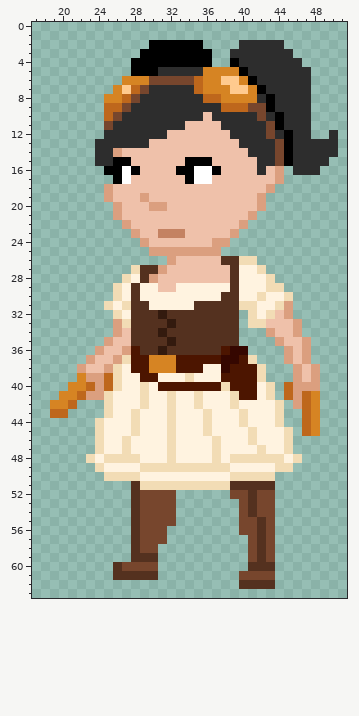
Pixel-art sprite -- images/gUNlADY.png. That is the earlier state.
The file is 64x64 pixels. Shown: x 17..51, y 0..63.
The same view after the edit:
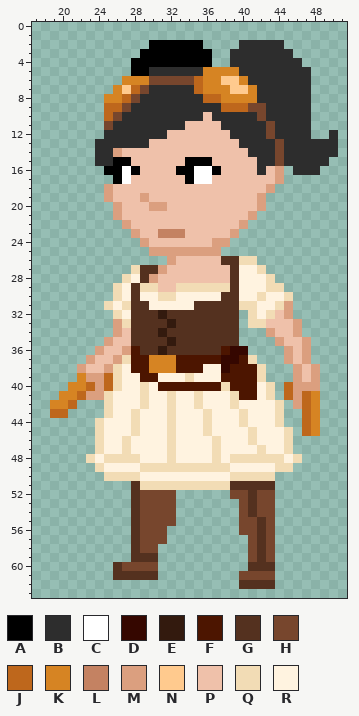
Palette (. is transparent): A #000000  B #2d2d2d  C #ffffff  D #350700  E #331a0e  F #4c1500  G #54311f  H #77462d  J #be671c  K #d68423  L #c48262  M #db9f7f  N #ffca8e  P #efc1aa  Q #f2dcb5  R #fff3e0
Diff:
@@ x 28..47 @@
  3 .AAAAAAAA..BBBBBBB..
- 4 AAAAAAAAA..ABBBBBBB.
- 5 AAABBBBBKKKKABBBBBBB
- 6 KKHHHHHJKKNNKABBBBBB
- 7 JHBBBBBJKKKNNKABBBBB
- 8 HBBBBBBBJJKKKKBABBBB
- 9 BBBBBBBBBBJJJHHABBBB
-10 BBBBBBBBPBBBBBHBABBB
-11 BBBBBBPPPPBBBBBHABBB
-12 BBBBPPPPPPPBBBBHBABB
-13 BBPPPPPPPPPPBBBBHABB
-14 PPPPPPPPPPPPPBBBHABB
-15 PPPPPPAAAPPPPPBBHABB
+ 4 AAAAAAAAA..BBBBBBBB.
+ 5 AABBBBBBKKKKBBBBBBBB
+ 6 KKHHHHHJKKNNKBBBBBBB
+ 7 JHBBBBBJKKKNNKBBBBBB
+ 8 HBBBBBBBJJKKKKBBBBBB
+ 9 BBBBBBBBBBJJJHHBBBBB
+10 BBBBBBBBPBBBBBHBBBBB
+11 BBBBBBPPPPBBBBBHBBBB
+12 BBBBPPPPPPPBBBBHBBBB
+13 BBPPPPPPPPPPBBBBHBBB
+14 PPPPPPPPPPPPPBBBHBBB
+15 PPPPPPAAAPPPPPBBHBBB
 16 APPPPAACCAPPPPBPM.BB
@@ x 27..40 @@
 28 QRGMPPPPPPPPGR
-29 RGRRPPRRRRRRGR
-30 RGRRRRRRRRRGGR
+29 RGQQPPQQQQQQGR
+30 RGRRQQRRRRRGGR
 31 QGGRRRRRGGGGGQ
